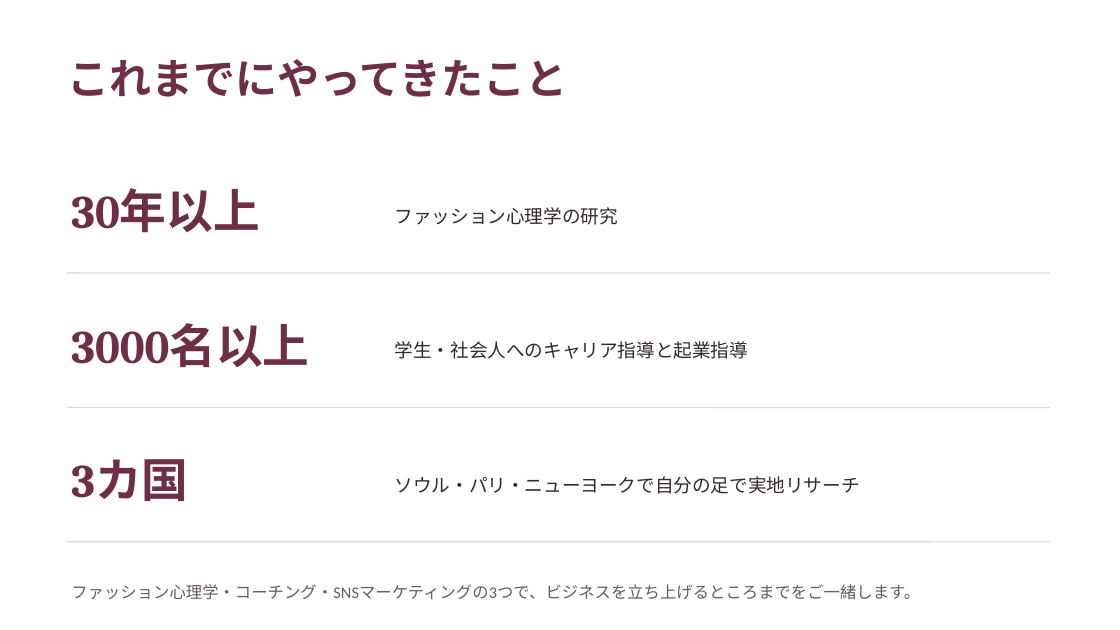
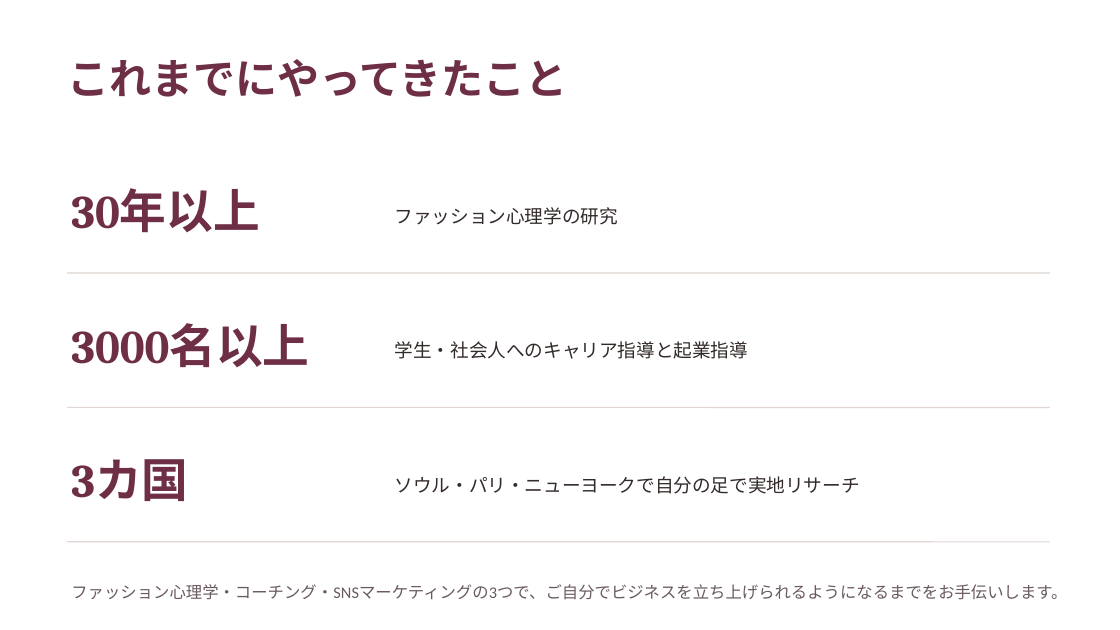
Before and after one commit to fashio17/potential-lamp, a slide deck: slide 3 of 運用/説明会/説明会_3コース_2026年10月期_v2.pptx. Drawn at 1120x630 pixels with LibreOffice and Linux fonts; fonts in the diff are those of the drawing. Boxes give left, top, right and bottom in pixels: in the first picture for what was removed or moved away, otherwise in the second. Text is boxed around its words. In the diff, an @@ line names an element or a change of style, - is before the commit and + after.

```diff
--- a/運用/説明会/説明会_3コース_2026年10月期_v2.pptx
+++ b/運用/説明会/説明会_3コース_2026年10月期_v2.pptx
@@ text at bbox=[71, 584, 1067, 600]: text changed @@
-ファッション心理学・コーチング・SNSマーケティングの3つで、ビジネスを立ち上げるところまでをご一緒します。
+ファッション心理学・コーチング・SNSマーケティングの3つで、ご自分でビジネスを立ち上げられるようになるまでをお手伝いします。
```
Also in this commit, not shown: 11 other slides changed, 1 slide added, 13 other files.
